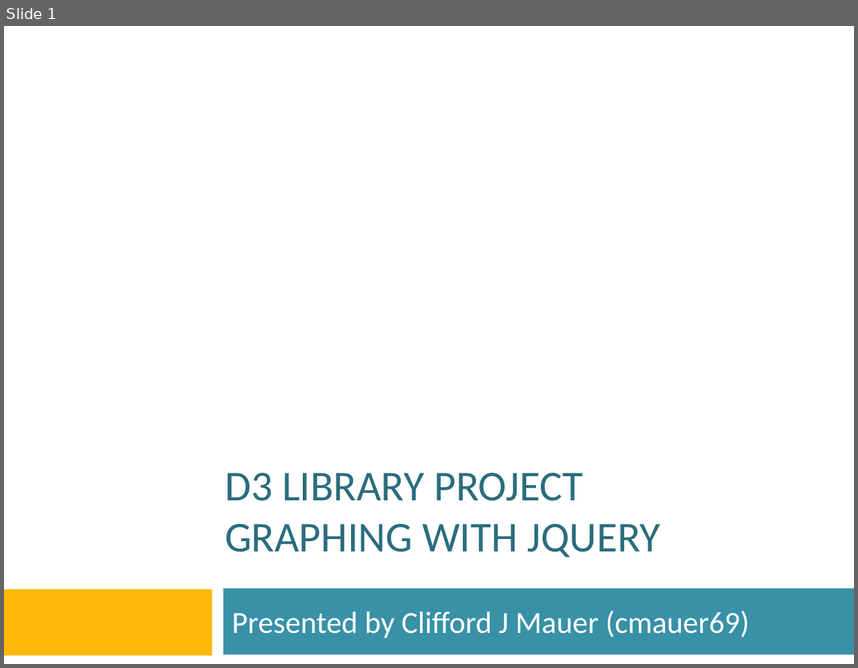
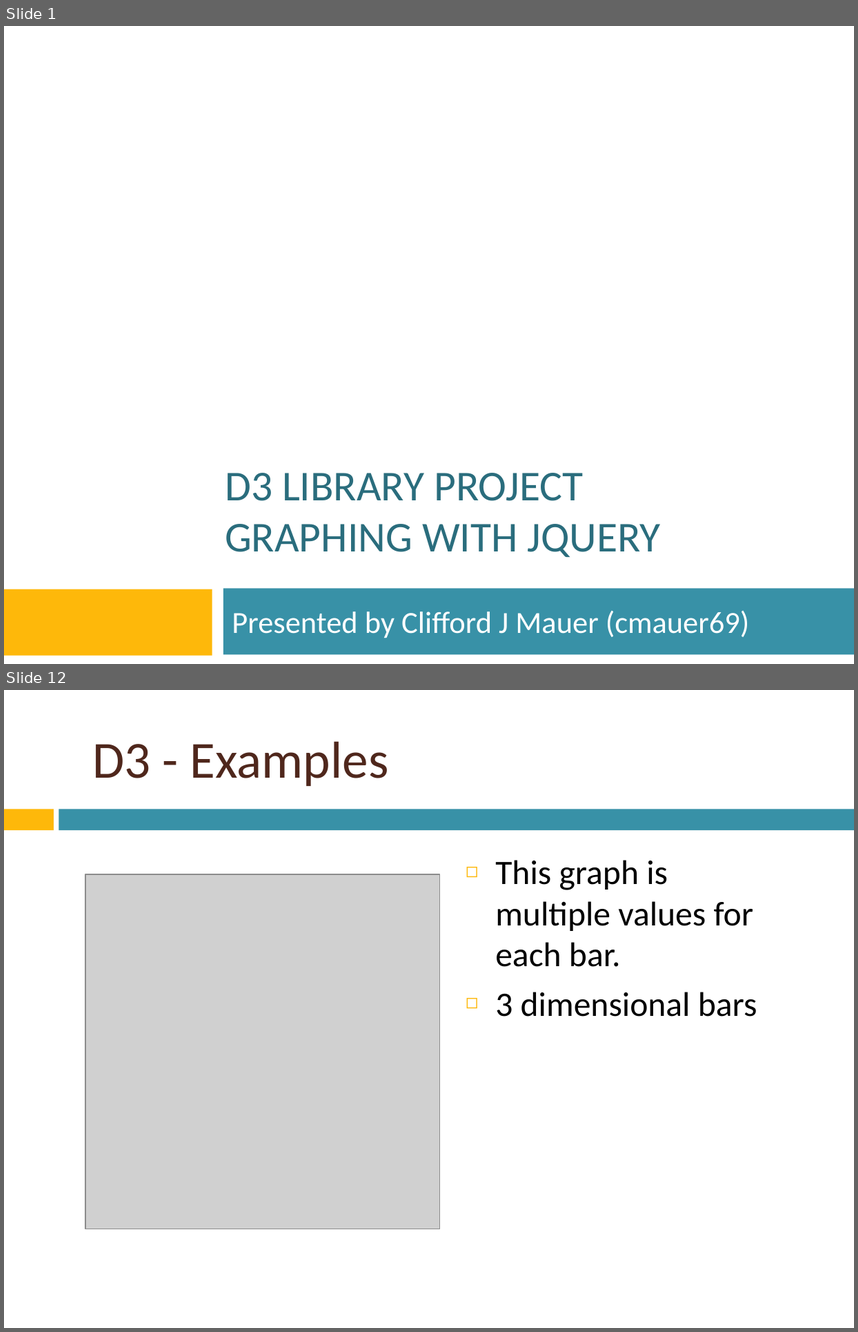
Before and after one commit to htc-ccis2591/js-library-project, a slide deck: D3-Library-project.pptx. Shown one above the other, each under a label of ours: slide 1 before the commit, slides 1 and 12 after it; the slides between them are not shown. The pictures are 858x668 and 858x1332 pixels, drawn with LibreOffice and Linux fonts; fonts in the diff are those of the drawing; grey boxes stand for pictures; background and template pictures are left out. Boxes give left, top, right and bottom in pixels: in the first picture for what was removed or moved away, otherwise in the second. Text is boxed around its words. In the diff, an @@ line names an element or a change of style, - is before the commit and + after.

```diff
--- a/D3-Library-project.pptx
+++ b/D3-Library-project.pptx
@@ slide 12 added at (4, 690, 854, 1328), background picture (left out) @@
@@ title added at (92, 741, 389, 786), 44 pt, text #4F271C @@
+D3 - Examples
@@ rectangle added at (4, 809, 53, 830), fill #FEB80A @@
@@ rectangle added at (59, 809, 854, 830), fill #3891A7 @@
@@ picture added at (85, 874, 440, 1229) @@
@@ text added at (495, 860, 757, 1016), 29 pt, text #000000 @@
+◻ This graph is multiple values for each bar.
+◻ 3 dimensional bars
```
Also in this commit, not shown: 3 slides changed, 15 other slides added, 16 slides removed.
